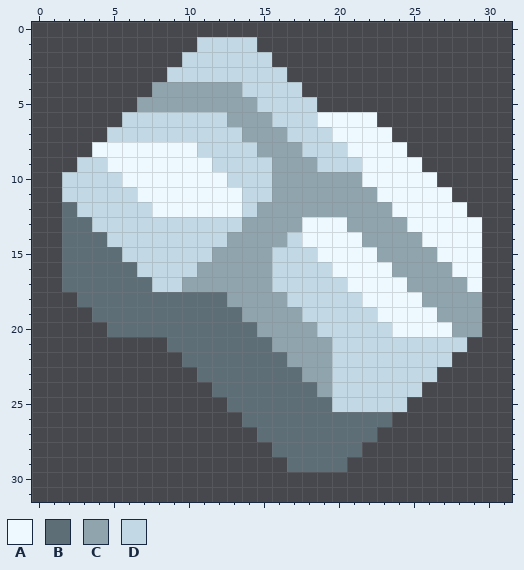
One commit to this pixel-art sprite: sprites/items/a2-magnesium.png. This is how it looked before the edit.
The file is 32x32 pixels.
Palette (. is transparent): A #edf9ff  B #5d6e76  C #90a4ae  D #c2d8e4
Pixels before, first column x 2:
 1 .........DDDD...............
 2 ........DDDDDD..............
 3 .......DDDDDDDD.............
 4 ......CCCCCCDDDD............
 5 .....CCCCCCCCDDDD...........
 6 ....DDDDDDDCCCDDDAAAA.......
 7 ...DDDDDDDDDCCCDDDAAAA......
 8 ..AAAAAAADDDDCCCDDDAAAA.....
 9 .DDAAAAAAADDDDCCCDDDAAAA....
10 DDDDAAAAAAADDDCCCCCCAAAAA...
11 DDDDDAAAAAAADDCCCCCCCAAAAA..
12 BDDDDDAAAAAADCCCCCCCCCAAAAA.
13 BBDDDDDDDDDDCCCCAAACCCCAAAAA
14 BBBDDDDDDDDCCCCDAAAACCCCAAAA
15 BBBBDDDDDDCCCCDDDAAAACCCCAAA
16 BBBBBDDDDCCCCCDDDDAAAACCCCAA
17 BBBBBBDDCCCCCCDDDDDAAAACCCCA
18 .BBBBBBBBBBCCCCDDDDDAAAACCCC
19 ..BBBBBBBBBBCCCCDDDDDAAAACCC
20 ...BBBBBBBBBBCCCCDDDDDAAAACC
21 .......BBBBBBBCCCCDDDDDDDDD.
22 ........BBBBBBBCCCDDDDDDDD..
23 .........BBBBBBBCCDDDDDDD...
24 ..........BBBBBBBCDDDDDD....
25 ...........BBBBBBBDDDDD.....
26 ............BBBBBBBBBB......
27 .............BBBBBBBB.......
28 ..............BBBBBB........
29 ...............BBBB.........
The same view after the edit:
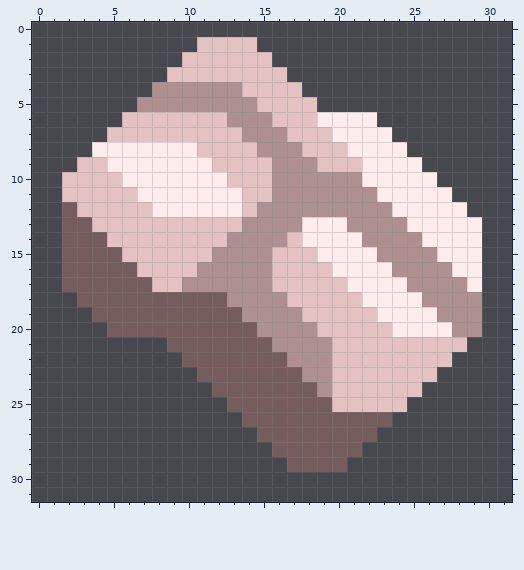
What changed:
colour A: #edf9ff -> #ffeded
colour B: #5d6e76 -> #765d5d
colour C: #90a4ae -> #ae9090
colour D: #c2d8e4 -> #e4c2c2
Where, in picture pixels (left, top, right, bottom), the same in both pictures:
changed: (62, 37, 482, 472)
